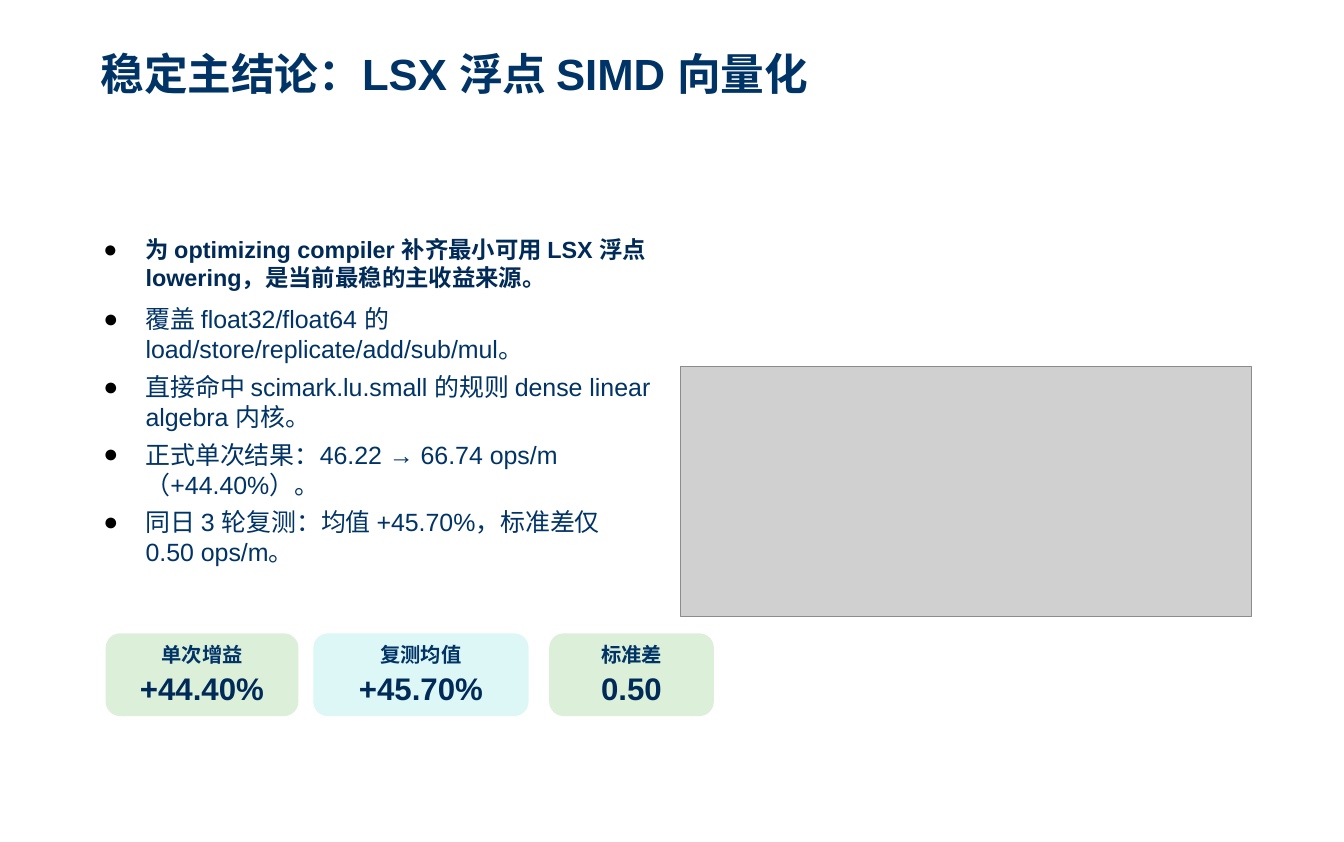
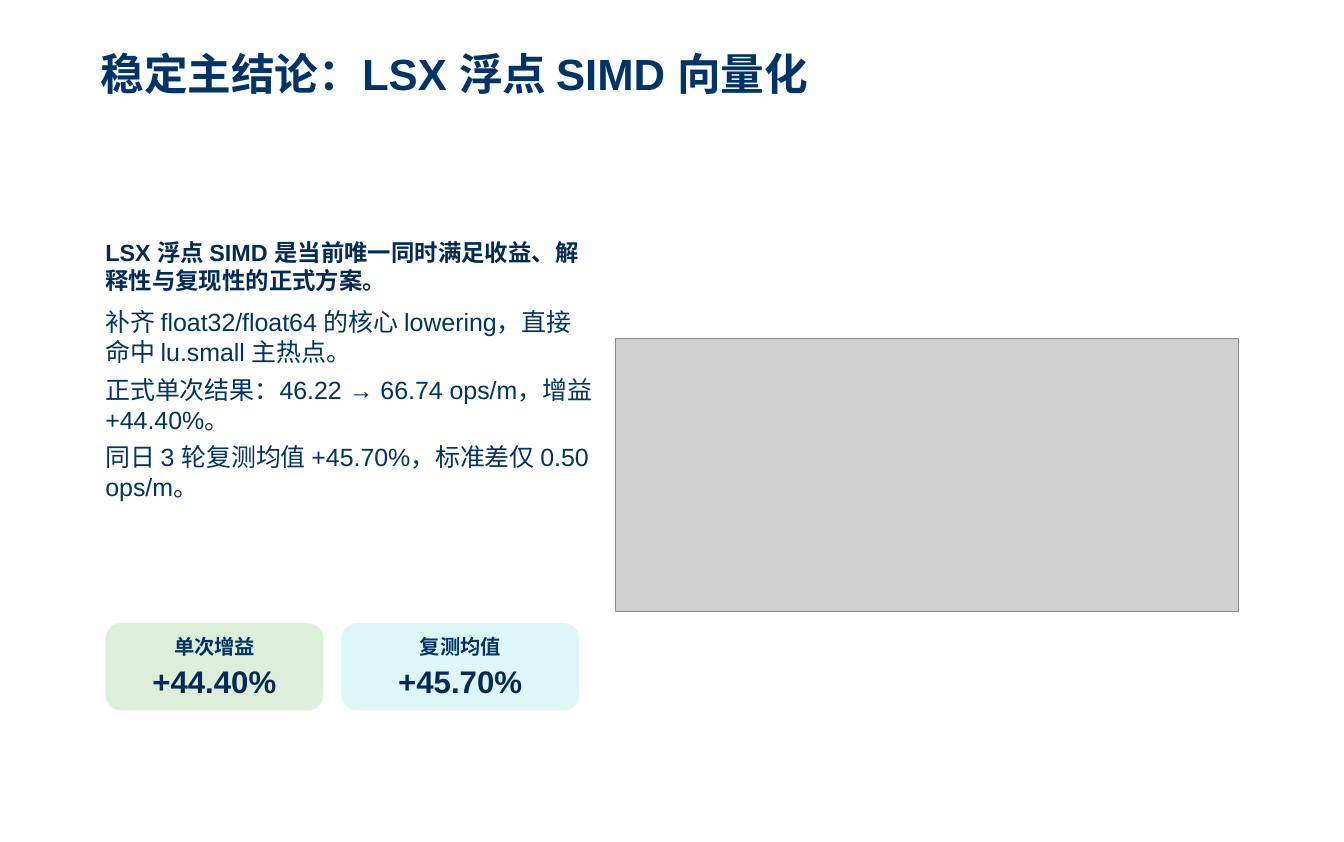
Before and after one commit to YancyReal/ucas-master, a slide deck: slide 11 of Report/03-毕业答辩/鄢玺毕业答辩.pptx. Drawn at 1344x842 pixels with LibreOffice and Linux fonts; fonts in the diff are those of the drawing; grey boxes stand for pictures; background and template pictures are left out. Boxes give left, top, right and bottom in pixels: in the first picture for what was removed or moved away, otherwise in the second. Text is boxed around its words. In the diff, an @@ line names an element or a change of style, - is before the commit and + after.

```diff
--- a/Report/03-毕业答辩/鄢玺毕业答辩.pptx
+++ b/Report/03-毕业答辩/鄢玺毕业答辩.pptx
@@ text at box(105, 241, 593, 502): text changed @@
-● 为 optimizing compiler 补齐最小可用 LSX 浮点 lowering，是当前最稳的主收益来源。
-● 覆盖 float32/float64 的 load/store/replicate/add/sub/mul。
-● 直接命中 scimark.lu.small 的规则 dense linear algebra 内核。
-● 正式单次结果：46.22 → 66.74 ops/m（+44.40%）。
-● 同日 3 轮复测：均值 +45.70%，标准差仅 0.50 ops/m。
+LSX 浮点 SIMD 是当前唯一同时满足收益、解释性与复现性的正式方案。
+补齐 float32/float64 的核心 lowering，直接命中 lu.small 主热点。
+正式单次结果：46.22 → 66.74 ops/m，增益 +44.40%。
+同日 3 轮复测均值 +45.70%，标准差仅 0.50 ops/m。
@@ picture: place and size @@
-picture at box(680, 366, 1252, 616)
+picture at box(615, 338, 1238, 611)
@@ rounded rectangle "单次增益": place and size @@
-rounded rectangle "单次增益" at box(107, 634, 298, 715)
+rounded rectangle "单次增益" at box(107, 624, 322, 710)
@@ rounded rectangle "复测均值": place and size @@
-rounded rectangle "复测均值" at box(314, 634, 528, 715)
+rounded rectangle "复测均值" at box(342, 624, 578, 710)
@@ rounded rectangle removed at box(550, 634, 713, 715) @@
-标准差
-0.50
```
Also in this commit, not shown: 1 other slide changed, 50 other files.
